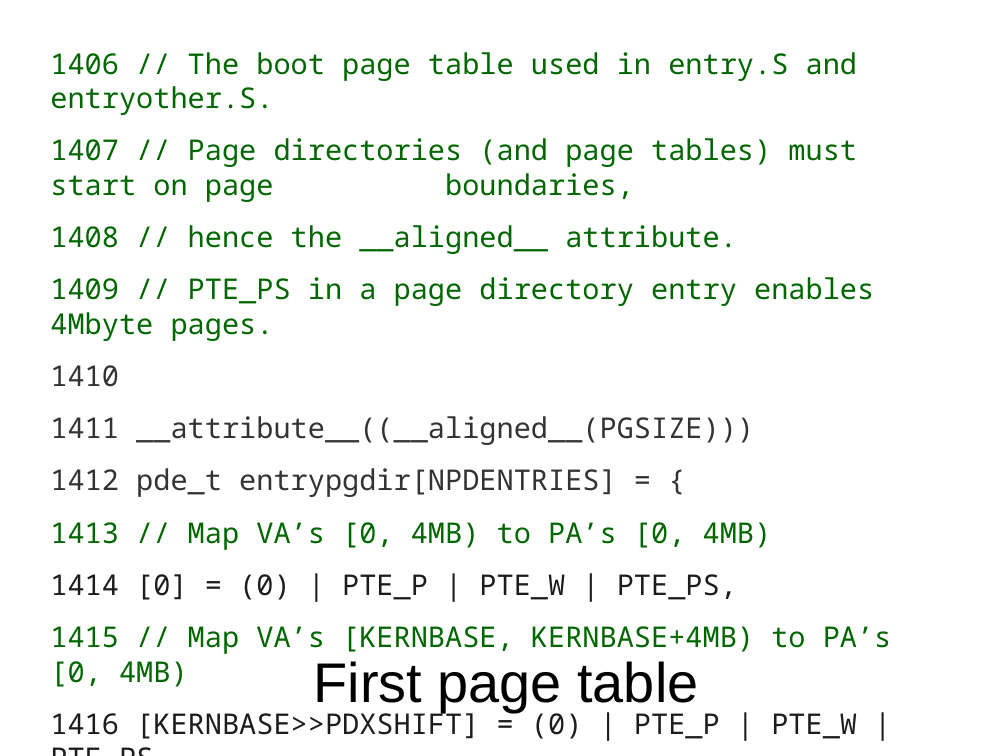
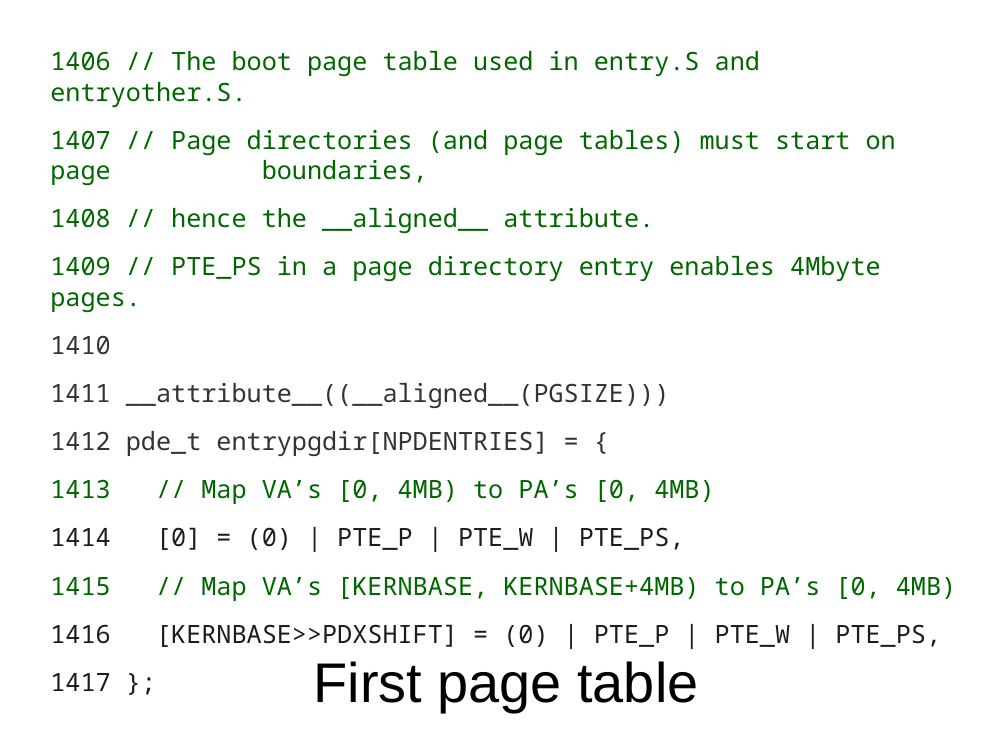
Before and after one commit to antonburtsev/cs5460, a slide deck: slide 31 of lecture07-system-boot/lecture07-system-boot.odp (slide 23 before the commit). Drawn at 1008x756 pixels with LibreOffice and Linux fonts; fonts in the diff are those of the drawing. Boxes give left, top, right and bottom in pixels: in the first picture for what was removed or moved away, otherwise in the second. Text is boxed around its words. In the diff, an @@ line names an element or a change of style, - is before the commit and + after.

Commit message:
Minor changes to Lecture 07 system boot

```diff
--- a/lecture07-system-boot/lecture07-system-boot.odp
+++ b/lecture07-system-boot/lecture07-system-boot.odp
@@ text "1406 // The boot page ..." at box(50, 51, 956, 691): size 22.5 to 19.8 pt @@
```
Also in this commit, not shown: 7 other slides changed, 9 slides added, 1 other file.
